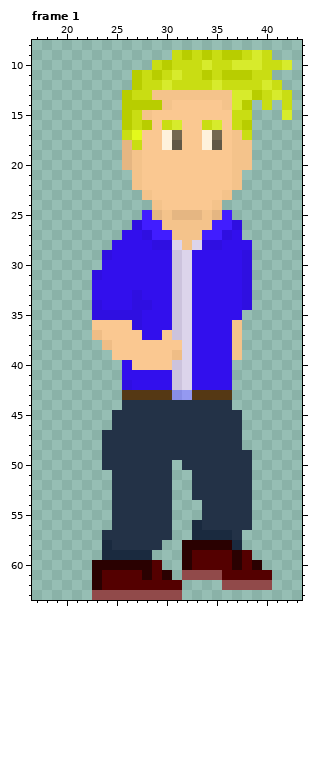
A pixel-art file gets an edit: Assets/art/MainCharacters/Liam/ATTEMPT3/Combat/liamAttackFistsR.aseprite. This is how it looked before the edit.
64x64 pixels, 5 frames. Colours within 5 levels of each other are drawn and written as one. Shown: frame 1: x 17..43, y 8..63. The old version is drawn lined up with the new one. The commit also changed other frames, which this record leaves out.
Once edited:
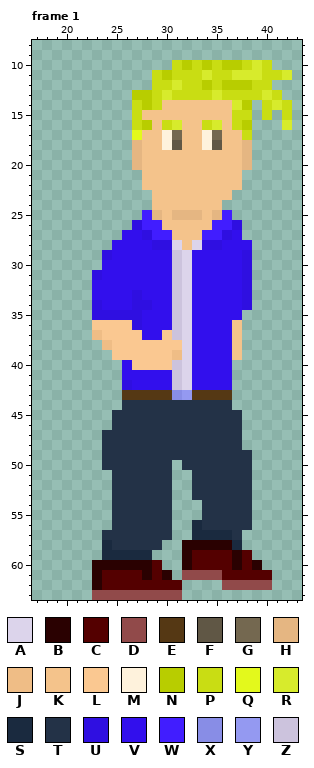
Palette (. is transparent): A #dcd4eb  B #2a0101  C #540000  D #914a4a  E #553814  F #605745  G #746850  H #e5b682  J #efbd86  K #f4c38b  L #fac891  M #fef2dc  N #b8cd00  P #c9dd13  Q #e3f91c  R #d7eb2c  S #1a2a3f  T #233247  U #2f0fe1  V #320fed  W #411dff  X #888de6  Y #9499f1  Z #ccc3dd
From old to new:
whole drawing moved by +1,+0 (the old picture is shown already moved)
--- frame 1
@@ x 17..43 @@
  8 ...........................
- 9 ..............PNPNPNNPRP...
-10 ............PNPPPRPPRRRPPR.
-11 ..........NPNPRPPNPNNNPP...
-12 ..........NPPRPPPPRPPPPRP..
-13 .........NPPKKKKKKKKRRNPRP.
-14 .........NNNNKLLLLLKRN.P.P.
-15 .........NPKLLLLLLLLPP...R.
-16 .........NPNLPRLLPRLPN.....
-17 .........PQLLMGLLMGLKP.....
-18 .........HPLLMFLLMFLKK.....
-19 .........HKLLLLLLLLLKK.....
-20 .........HKLLLLLLLLLKK.....
-21 ..........KLLLLLLLLLK......
-22 ..........KLLLLLLLLLK......
-23 ...........KLLLLLLLK.......
-24 ............KLLLLLK........
+ 9 ...........................
+10 ..............PNPNPNNPRP...
+11 ............PNPPPRPPRRRPPR.
+12 ............PPRPPNPNNNPP...
+13 ..........NNPRPPPPRPPPPRP..
+14 ..........PNPKKKKKKKRN.PRP.
+15 ..........PKKKKKKKKKPP.P.P.
+16 ..........PNKPRKKPRKPN...R.
+17 ..........QKKMGKKMGKKP.....
+18 ..........HKKMFKKMFKKH.....
+19 ..........HKKKKKKKKKKH.....
+20 ..........HKKKKKKKKKKH.....
+21 ...........KKKKKKKKKK......
+22 ...........KKKKKKKKKK......
+23 ............KKKKKKKK.......
+24 ............KKKKKKK........
 25 ...........WHKHHHKHW.......
Where, in picture pixels (left, top, right, bottom), the same in both pictures:
changed: (122, 50, 292, 210)
